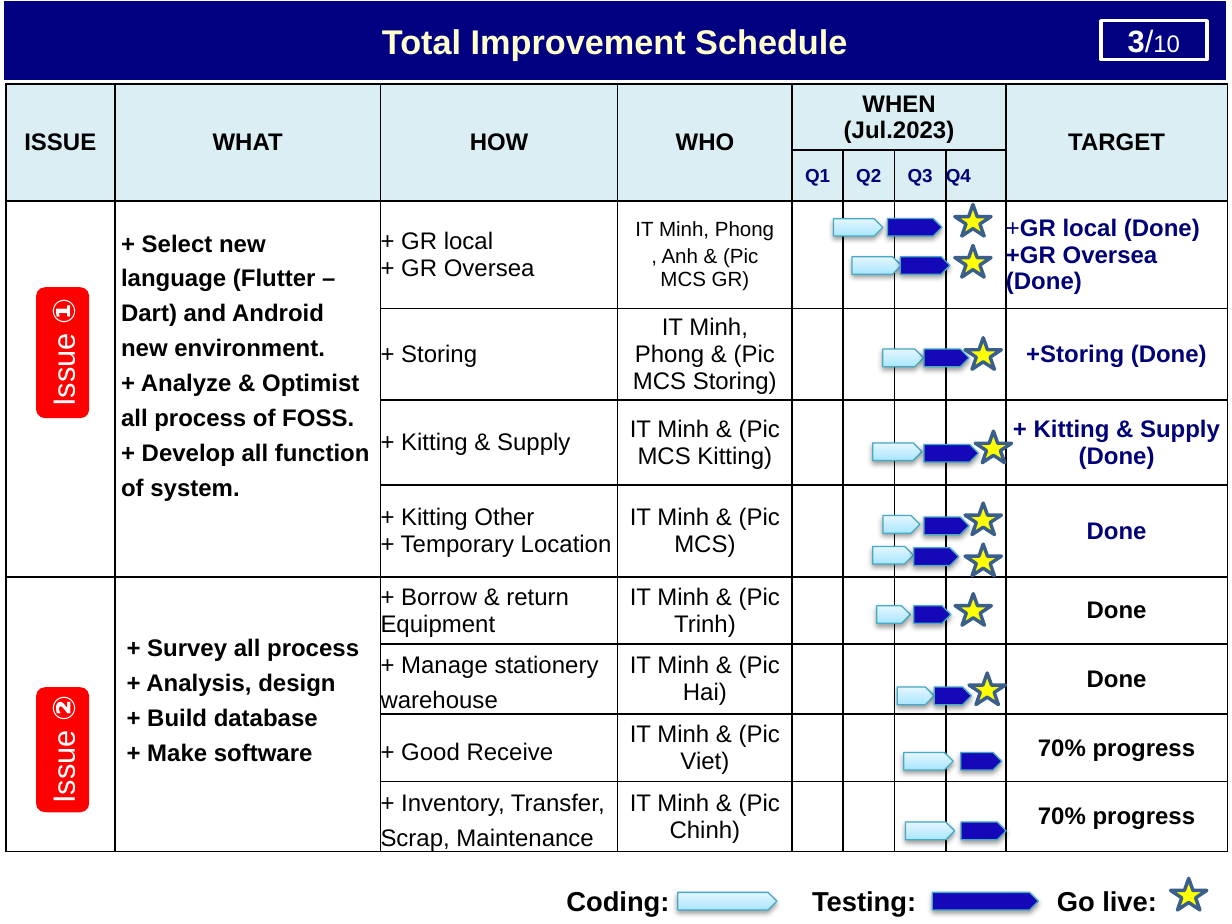
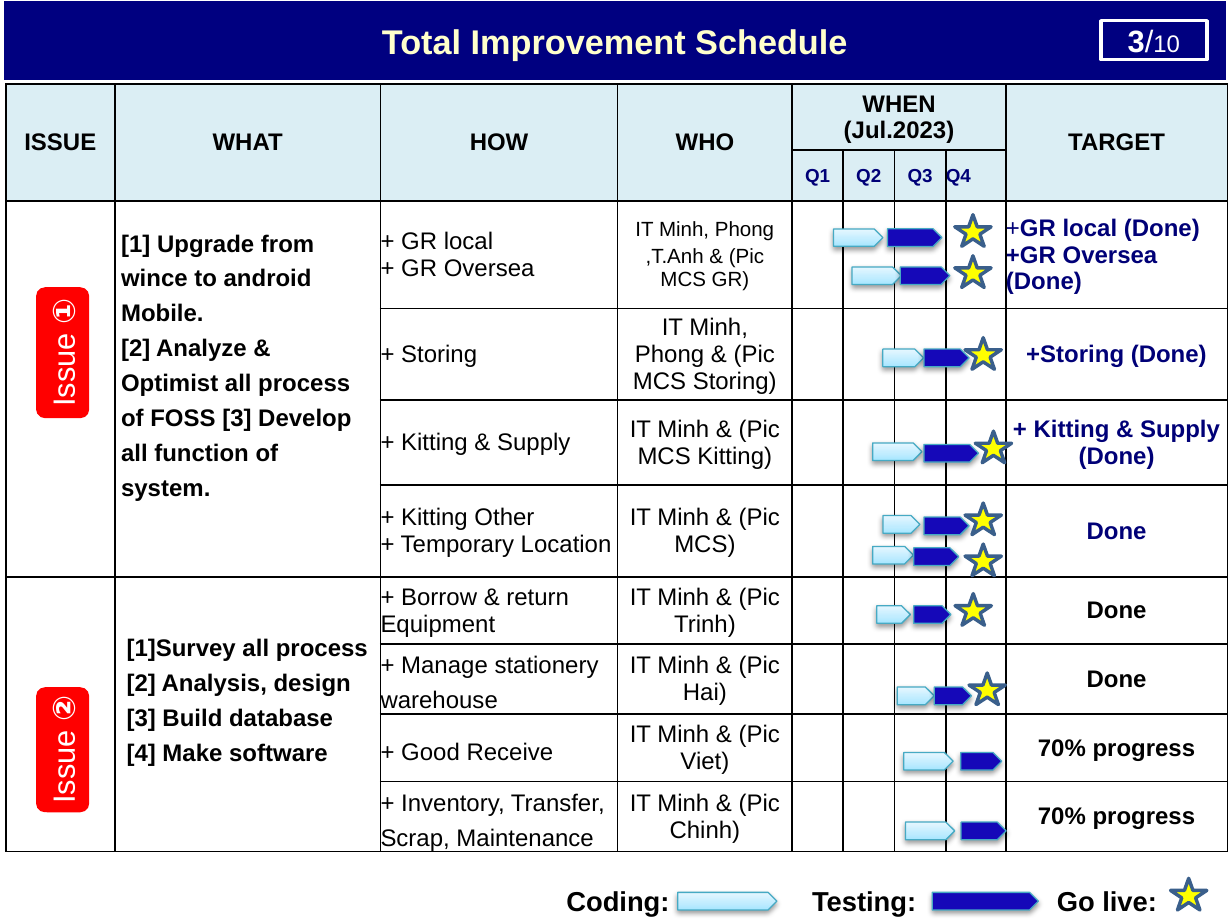
Before and after one commit to thietbicongnghevietnam/ReportPSNV, a slide deck: slide 4 of Report_test.pptx. Drawn at 1232x924 pixels with LibreOffice and Linux fonts; fonts in the diff are those of the drawing. Boxes give left, top, right and bottom in pixels: in the first picture for what was removed or moved away, otherwise in the second. Text is boxed around its words. In the diff, an @@ line names an element or a change of style, - is before the commit and + after.

```diff
--- a/Report_test.pptx
+++ b/Report_test.pptx
@@ table at (6, 84, 1231, 865) @@
-row 3, column 2: + Select new language (Flutter –Dart) and Android new environment. / + Analyze & Optimist all process of FOSS. / + Develop all function of system.
+row 3, column 2: [1] Upgrade from wince to android Mobile. / [2] Analyze & Optimist all process of FOSS [3] Develop all function of system.
-row 3, column 4: IT Minh, Phong / , Anh & (Pic MCS GR)
+row 3, column 4: IT Minh, Phong / ,T.Anh & (Pic MCS GR)
-row 7, column 2: + Survey all process / + Analysis, design / + Build database / + Make software
+row 7, column 2: [1]Survey all process / [2] Analysis, design / [3] Build database / [4] Make software
@@ 4 pentagon arrows, 2 stars: place and size @@
-4 pentagon arrows, 2 stars at (834, 205, 992, 277)
+4 pentagon arrows, 2 stars at (834, 214, 992, 288)
```
Also in this commit, not shown: 4 other slides changed, 1 slide removed.
